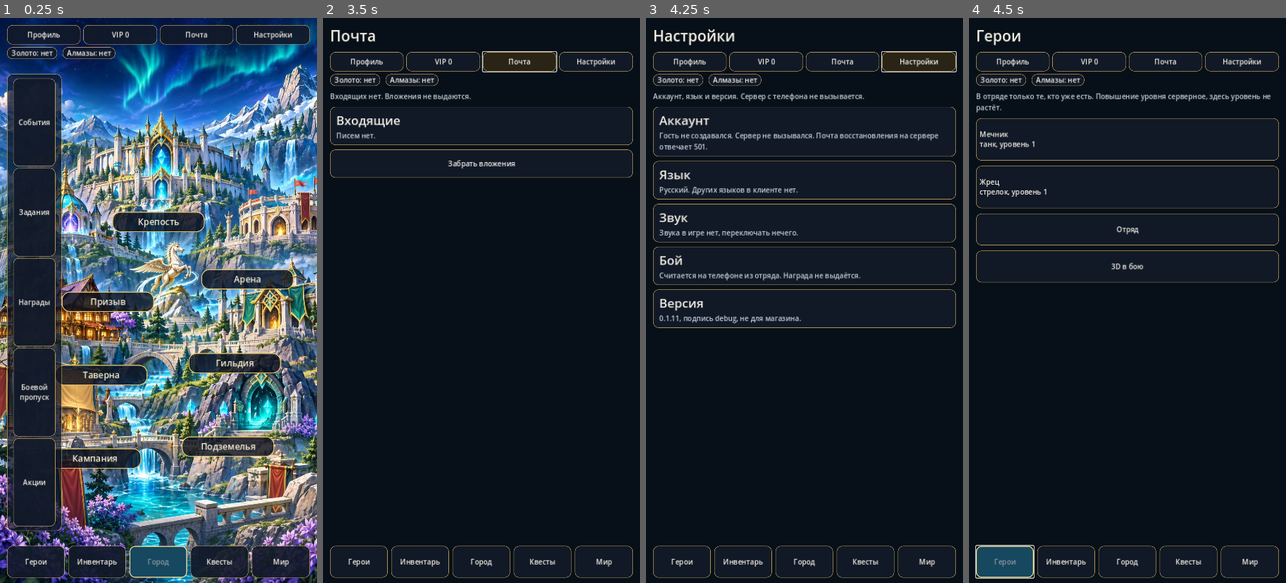
Above: before the commit, frames 1-4 (left to right).
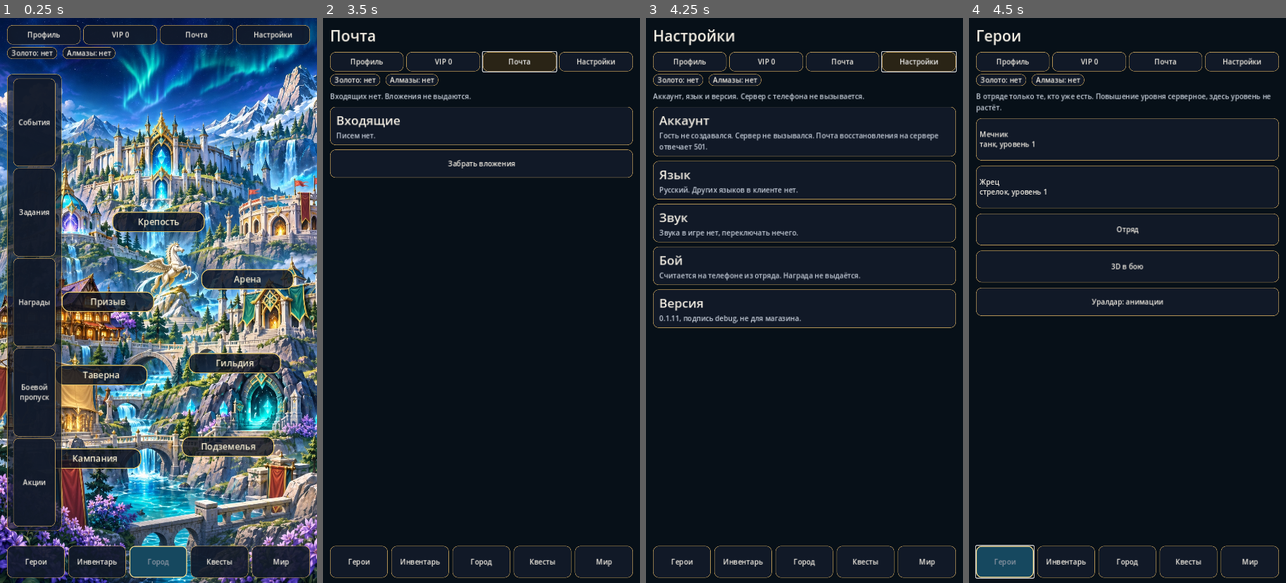
Above: after the commit, the same moments.

Repository: maillunex-lang/ufacity
Game: Godot game, scene res://scenes/main.tscn
Two runs of this game, one before a commit and one after it. Both use one fixed random seed, a clock stepped at 60 frames per second and the inputs below.
Inputs:
- Up to frame 1 (0.25 s): no input
- Up to frame 2 (3.5 s): click "Профиль" at 0.5 s; click "Профиль" at 1.25 s; click "VIP 0" at 2 s; click "Почта" at 2.75 s
- Up to frame 3 (4.25 s): click "Настройки" at 3.5 s
- Up to frame 4 (4.5 s): click "Герои" at 4.25 s

Frames 1-3 are identical in both runs. In frame 4, 0.4% of the frame differs, in the area x 2-98%, y 47-53%.

Commit message:
Add a separate preview for Uraldar's ten Mixamo clips.
The source GLB is unchanged. Skill mapping stays a candidate until the motions are watched, and the 5v5 battle is left alone.

Diff:
--- /dev/null
+++ b/client/data/uraldar_clips.json
@@ -0,0 +1,23 @@
+{
+  "hero": "Уралдар",
+  "faction": "Наследники Урала",
+  "source_file": "Meshy_AI_uraldar_hero_rig_20261106_animated_mixamo_All_animation.glb",
+  "imported_as": "res://assets/heroes/uraldar.glb",
+  "visual_review": "not_approved",
+  "note": "Названия клипов проверены в файле. Какой клип подходит навыку, на экране ещё не утверждено.",
+  "loop": ["Running", "Walking", "Combat_Stance"],
+  "oneshot": ["Charged_Slash", "Dead", "Hit_Reaction", "Left_Slash", "Skill_01", "Sword_Shout", "Thrust_Slash"],
+  "unassigned": ["Thrust_Slash"],
+  "actions": {
+    "idle": {"clip": "Combat_Stance", "status": "candidate"},
+    "run": {"clip": "Running", "status": "candidate"},
+    "walk": {"clip": "Walking", "status": "candidate"},
+    "attack_1": {"clip": "Left_Slash", "label": "короткий удар", "effect": "trail", "status": "candidate"},
+    "attack_2": {"clip": "Charged_Slash", "label": "широкий удар", "effect": "arc", "status": "candidate"},
+    "skill_1": {"clip": "Skill_01", "label": "Рассечение гор", "effect": "wave", "status": "candidate"},
+    "skill_2": {"clip": "Sword_Shout", "label": "Клятва батыра", "effect": "dome", "status": "candidate"},
+    "skill_3": {"clip": "Sword_Shout", "label": "Дух Урала", "effect": "aura", "status": "reuse", "needs_unique_clip": true},
+    "hit": {"clip": "Hit_Reaction", "status": "candidate"},
+    "death": {"clip": "Dead", "status": "candidate"}
+  }
+}
--- /dev/null
+++ b/client/scenes/UraldarAnimationPreview.tscn
@@ -0,0 +1,6 @@
+[gd_scene load_steps=2 format=3]
+
+[ext_resource type="Script" path="res://scripts/uraldar_preview.gd" id="1_preview"]
+
+[node name="UraldarAnimationPreview" type="Node3D"]
+script = ExtResource("1_preview")
--- a/client/scripts/shell.gd
+++ b/client/scripts/shell.gd
@@ -443,6 +443,9 @@
 		column.add_child(button)
 	column.add_child(_nav_button("formation", "Отряд"))
 	column.add_child(_nav_button("preview", "3D в бою"))
+	column.add_child(_text_button("Уралдар: анимации", func() -> void:
+		get_tree().change_scene_to_file("res://scenes/UraldarAnimationPreview.tscn")
+	))
 
 
 func _card(title: String, text: String) -> PanelContainer:
--- /dev/null
+++ b/client/scripts/uraldar_preview.gd
@@ -0,0 +1,452 @@
+extends Node3D
+
+const CLIPS := [
+	"Running", "Walking", "Charged_Slash", "Combat_Stance", "Dead",
+	"Hit_Reaction", "Left_Slash", "Skill_01", "Sword_Shout", "Thrust_Slash",
+]
+const LOOPED := ["Running", "Walking", "Combat_Stance"]
+const MODEL := "res://assets/heroes/uraldar.glb"
+const MAP := "res://data/uraldar_clips.json"
+
+var _player: AnimationPlayer
+var _hero: Node3D
+var _fx: Node3D
+var _speed := 1.0
+var _paused := false
+var _repeat := false
+var _effects := true
+var _aura := false
+var _dead := false
+var _clip := ""
+var _title: Label
+var _state: Label
+var _clock: Label
+
+
+func _ready() -> void:
+	_stage()
+	_hero = _load_hero()
+	_ui()
+	_play_clip("Combat_Stance")
+
+
+func _stage() -> void:
+	var floor_mesh := MeshInstance3D.new()
+	var disc := CylinderMesh.new()
+	disc.top_radius = 3.2
+	disc.bottom_radius = 3.2
+	disc.height = 0.16
+	disc.radial_segments = 40
+	floor_mesh.mesh = disc
+	floor_mesh.position.y = -0.08
+	var stone := StandardMaterial3D.new()
+	stone.albedo_color = Color("3c4650")
+	floor_mesh.material_override = stone
+	add_child(floor_mesh)
+	var body := StaticBody3D.new()
+	body.position.y = -0.08
+	var shape := CollisionShape3D.new()
+	var cylinder := CylinderShape3D.new()
+	cylinder.radius = 3.2
+	cylinder.height = 0.16
+	shape.shape = cylinder
+	body.add_child(shape)
+	add_child(body)
+	var world := WorldEnvironment.new()
+	var env := Environment.new()
+	env.background_mode = Environment.BG_COLOR
+	env.background_color = Color("1a2430")
+	env.ambient_light_source = Environment.AMBIENT_SOURCE_COLOR
+	env.ambient_light_color = Color("8ea2b8")
+	env.ambient_light_energy = 0.7
+	world.environment = env
+	add_child(world)
+	var sun := DirectionalLight3D.new()
+	sun.rotation_degrees = Vector3(-48, -36, 0)
+	sun.light_energy = 1.3
+	add_child(sun)
+	var fill := OmniLight3D.new()
+	fill.position = Vector3(1.5, 2.2, 2.0)
+	fill.light_energy = 0.6
+	fill.omni_range = 8.0
+	add_child(fill)
+	_dummy()
+	var camera := Camera3D.new()
+	camera.name = "PreviewCamera"
+	camera.fov = 38.0
+	camera.position = Vector3(-2.7, 1.65, 2.8)
+	add_child(camera)
+	camera.look_at(Vector3(0, 0.9, 0.35))
+	camera.current = true
+
+
+func _dummy() -> void:
+	var target := MeshInstance3D.new()
+	var capsule := CapsuleMesh.new()
+	capsule.radius = 0.28
+	capsule.height = 1.5
+	target.mesh = capsule
+	target.position = Vector3(0, 0.75, 2.15)
+	var paint := StandardMaterial3D.new()
+	paint.albedo_color = Color("8d4a3a")
+	target.material_override = paint
+	add_child(target)
+	var label := Label3D.new()
+	label.text = "Цель"
+	label.font_size = 42
+	label.position = Vector3(0, 1.7, 2.15)
+	label.billboard = BaseMaterial3D.BILLBOARD_ENABLED
+	add_child(label)
+
+
+func _load_hero() -> Node3D:
+	var packed := load(MODEL) as PackedScene
+	if packed == null:
+		_warn("Модель не загрузилась")
+		return null
+	var node := packed.instantiate() as Node3D
+	add_child(node)
+	_player = _find_player(node)
+	_fx = Node3D.new()
+	_fx.name = "Effects"
+	add_child(_fx)
+	if _player == null:
+		_warn("AnimationPlayer не найден")
+		return node
+	_plant(node)
+	_apply_loops()
+	_player.animation_finished.connect(_on_finished)
+	return node
+
+
+func _apply_loops() -> void:
+	for clip in CLIPS:
+		var anim := _animation(clip)
+		if anim == null:
+			continue
+		anim.loop_mode = Animation.LOOP_LINEAR if clip in LOOPED else Animation.LOOP_NONE
+
+
+func _ui() -> void:
+	var layer := CanvasLayer.new()
+	add_child(layer)
+	var root := Control.new()
+	root.set_anchors_preset(Control.PRESET_FULL_RECT)
+	root.mouse_filter = Control.MOUSE_FILTER_IGNORE
+	layer.add_child(root)
+	var top := PanelContainer.new()
+	top.set_anchors_preset(Control.PRESET_TOP_WIDE)
+	top.offset_bottom = 168
+	top.add_theme_stylebox_override("panel", _panel())
+	root.add_child(top)
+	var top_box := VBoxContainer.new()
+	top.add_child(top_box)
+	var back := Button.new()
+	back.text = "В город"
+	back.custom_minimum_size = Vector2(0, 48)
+	back.pressed.connect(func() -> void:
+		get_tree().change_scene_to_file("res://scenes/main.tscn")
+	)
+	top_box.add_child(back)
+	_title = Label.new()
+	_title.text = "Уралдар · Наследники Урала"
+	_title.autowrap_mode = TextServer.AUTOWRAP_WORD_SMART
+	top_box.add_child(_title)
+	_state = Label.new()
+	_state.autowrap_mode = TextServer.AUTOWRAP_WORD_SMART
+	top_box.add_child(_state)
+	_clock = Label.new()
+	top_box.add_child(_clock)
+	var bottom := PanelContainer.new()
+	bottom.set_anchors_preset(Control.PRESET_BOTTOM_WIDE)
+	bottom.offset_top = -430
+	bottom.add_theme_stylebox_override("panel", _panel())
+	root.add_child(bottom)
+	var scroll := ScrollContainer.new()
+	scroll.custom_minimum_size = Vector2(0, 410)
+	bottom.add_child(scroll)
+	var column := VBoxContainer.new()
+	column.size_flags_horizontal = Control.SIZE_EXPAND_FILL
+	column.add_theme_constant_override("separation", 8)
+	scroll.add_child(column)
+	var grid := GridContainer.new()
+	grid.columns = 2
+	grid.size_flags_horizontal = Control.SIZE_EXPAND_FILL
+	column.add_child(grid)
+	for clip in CLIPS:
+		grid.add_child(_clip_button(clip))
+	var row := HBoxContainer.new()
+	row.add_theme_constant_override("separation", 8)
+	column.add_child(row)
+	row.add_child(_action_button("Пауза", _toggle_pause))
+	row.add_child(_action_button("Стойка", func() -> void:
+		_aura = false
+		_dead = false
+		_paused = false
+		_play_clip("Combat_Stance")
+	))
+	var repeat_box := CheckButton.new()
+	repeat_box.text = "Повтор"
+	repeat_box.toggled.connect(func(on: bool) -> void:
+		_repeat = on
+		_apply_loops()
+		if on and _clip != "" and _clip != "Dead":
+			var anim := _animation(_clip)
+			if anim != null:
+				anim.loop_mode = Animation.LOOP_LINEAR
+	)
+	column.add_child(repeat_box)
+	var effects := CheckButton.new()
+	effects.text = "Эффекты"
+	effects.button_pressed = true
+	effects.toggled.connect(func(on: bool) -> void:
+		_effects = on
+		if not on:
+			_clear_fx()
+	)
+	column.add_child(effects)
+	column.add_child(_action_button("Дух Урала: та же Sword_Shout, другая аура", func() -> void:
+		_aura = true
+		_dead = false
+		_paused = false
+		_play_clip("Sword_Shout")
+	))
+	var speed := HSlider.new()
+	speed.min_value = 0.25
+	speed.max_value = 2.0
+	speed.step = 0.05
+	speed.value = 1.0
+	speed.custom_minimum_size = Vector2(0, 48)
+	speed.value_changed.connect(func(value: float) -> void:
+		_speed = value
+		_apply_speed()
+	)
+	column.add_child(speed)
+	var speed_label := Label.new()
+	speed_label.text = "Скорость 1.00x"
+	column.add_child(speed_label)
+	speed.value_changed.connect(func(value: float) -> void:
+		speed_label.text = "Скорость %.2fx" % value
+	)
+
+
+func _clip_button(clip: String) -> Button:
+	var button := Button.new()
+	button.text = clip
+	button.custom_minimum_size = Vector2(0, 64)
+	button.size_flags_horizontal = Control.SIZE_EXPAND_FILL
+	button.pressed.connect(func() -> void:
+		_aura = false
+		_dead = false
+		_paused = false
+		_play_clip(clip)
+	)
+	return button
+
+
+func _action_button(text: String, action: Callable) -> Button:
+	var button := Button.new()
+	button.text = text
+	button.custom_minimum_size = Vector2(0, 64)
+	button.size_flags_horizontal = Control.SIZE_EXPAND_FILL
+	button.pressed.connect(action)
+	return button
+
+
+func _panel() -> StyleBoxFlat:
+	var box := StyleBoxFlat.new()
+	box.bg_color = Color(0.05, 0.07, 0.1, 0.88)
+	box.content_margin_left = 12
+	box.content_margin_right = 12
+	box.content_margin_top = 8
+	box.content_margin_bottom = 8
+	return box
+
+
+func _play_clip(clip: String) -> void:
+	_clip = clip
+	if _player == null:
+		_set_status(clip, "Нет проигрывателя")
+		return
+	if not _player.has_animation(clip):
+		_set_status(clip, "Клип не найден")
+		_clock.text = "Длительность: нет"
+		return
+	var anim := _animation(clip)
+	if anim != null:
+		var loop := clip in LOOPED or (_repeat and clip != "Dead")
+		anim.loop_mode = Animation.LOOP_LINEAR if loop else Animation.LOOP_NONE
+	var blend := 0.16
+	if clip in ["Left_Slash", "Charged_Slash", "Thrust_Slash", "Skill_01"]:
+		blend = 0.04
+	_player.play(clip, blend)
+	_apply_speed()
+	_set_status(clip, "Смерть" if clip == "Dead" else "Играет")
+	if anim != null:
+		_clock.text = "Длительность %.2f с" % anim.length
+	_show_effect(clip)
+
+
+func _toggle_pause() -> void:
+	_paused = not _paused
+	_apply_speed()
+	_set_status(_clip, "Пауза" if _paused else "Играет")
+
+
+func _apply_speed() -> void:
+	if _player == null:
+		return
+	_player.speed_scale = 0.0 if _paused else _speed
+
+
+func _on_finished(anim_name: StringName) -> void:
+	if str(anim_name) != _clip:
+		return
+	if _clip == "Dead":
+		_dead = true
+		_set_status(_clip, "Смерть, поза сохранена")
+		return
+	if _repeat or _clip in LOOPED:
+		return
+	_play_clip("Combat_Stance")
+
+
+func _process(_delta: float) -> void:
+	if _player == null or _clip == "":
+		return
+	var anim := _animation(_clip)
+	if anim == null:
+		return
+	_clock.text = "Длительность %.2f с, сейчас %.2f" % [anim.length, _player.current_animation_position]
+	_fade_fx(_delta)
+
+
+func _set_status(clip: String, state: String) -> void:
+	if _state != null:
+		_state.text = "%s · %s" % [clip, state]
+
+
+func _show_effect(clip: String) -> void:
+	_clear_fx()
+	if not _effects:
+		return
+	if clip == "Left_Slash":
+		_add_box(Vector3(0.12, 0.08, 0.9), Vector3(0, 1.15, 0.7), Color(0.4, 0.9, 0.85, 0.85))
+	elif clip == "Charged_Slash":
+		for index in 6:
+			var box := _add_box(Vector3(0.5, 0.05, 0.12), Vector3(0, 1.2, 0.9), Color(0.45, 0.85, 1.0, 0.7))
+			box.rotation.y = deg_to_rad(-50 + index * 18)
+	elif clip == "Skill_01":
+		var ring := MeshInstance3D.new()
+		var cylinder := CylinderMesh.new()
+		cylinder.top_radius = 0.35
+		cylinder.bottom_radius = 0.35
+		cylinder.height = 0.06
+		ring.mesh = cylinder
+		ring.position = Vector3(0, 0.08, 1.1)
+		ring.material_override = _glow(Color(0.2, 0.85, 0.8, 0.55))
+		_fx.add_child(ring)
+	elif clip == "Sword_Shout":
+		var sphere := MeshInstance3D.new()
+		var ball := SphereMesh.new()
+		ball.radius = 1.15 if not _aura else 1.35
+		ball.height = ball.radius * 2.0
+		sphere.mesh = ball
+		sphere.position = Vector3(0, 1.0, 0)
+		var color := Color(0.95, 0.78, 0.35, 0.28) if _aura else Color(0.35, 0.7, 0.95, 0.28)
+		sphere.material_override = _glow(color)
+		_fx.add_child(sphere)
+
+
+func _add_box(size: Vector3, where: Vector3, color: Color) -> MeshInstance3D:
+	var mesh := MeshInstance3D.new()
+	var box := BoxMesh.new()
+	box.size = size
+	mesh.mesh = box
+	mesh.position = where
+	mesh.material_override = _glow(color)
+	_fx.add_child(mesh)
+	return mesh
+
+
+func _glow(color: Color) -> StandardMaterial3D:
+	var material := StandardMaterial3D.new()
+	material.albedo_color = color
+	material.transparency = BaseMaterial3D.TRANSPARENCY_ALPHA
+	material.shading_mode = BaseMaterial3D.SHADING_MODE_UNSHADED
+	return material
+
+
+func _clear_fx() -> void:
+	if _fx == null:
+		return
+	for child in _fx.get_children():
+		_fx.remove_child(child)
+		child.free()
+
+
+func _fade_fx(delta: float) -> void:
+	for child in _fx.get_children():
+		if not child is MeshInstance3D:
+			continue
+		var material := (child as MeshInstance3D).material_override as StandardMaterial3D
+		if material == null:
+			continue
+		var color := material.albedo_color
+		color.a = maxf(color.a - delta * 0.35, 0.0)
+		material.albedo_color = color
+
+
+func _animation(clip: String) -> Animation:
+	if _player == null or not _player.has_animation(clip):
+		return null
+	return _player.get_animation(clip)
+
+
+func _plant(node: Node) -> void:
+	var skeleton := node.find_child("Skeleton3D", true, false) as Skeleton3D
+	if _player == null or skeleton == null:
+		return
+	var hips := -1
+	for index in skeleton.get_bone_count():
+		if str(skeleton.get_bone_name(index)).contains("Hips"):
+			hips = index
+	if hips < 0:
+		return
+	var rest: Vector3 = skeleton.get_bone_rest(hips).origin
+	for lib_name in _player.get_animation_library_list():
+		var library := _player.get_animation_library(lib_name)
+		for anim_name in library.get_animation_list():
+			var anim := library.get_animation(anim_name)
+			var copy := anim.duplicate()
+			var changed := false
+			for track in copy.get_track_count():
+				var path := str(copy.track_get_path(track))
+				if not path.contains("Hips") or copy.track_get_type(track) != Animation.TYPE_POSITION_3D:
+					continue
+				var keep_drop := str(anim_name) == "Dead"
+				for key in copy.track_get_key_count(track):
+					var value: Vector3 = copy.track_get_key_value(track, key)
+					value.x = rest.x
+					value.z = rest.z
+					if not keep_drop:
+						value.y = rest.y
+					copy.track_set_key_value(track, key, value)
+				changed = true
+			if changed:
+				library.remove_animation(anim_name)
+				library.add_animation(anim_name, copy)
+
+
+func _find_player(node: Node) -> AnimationPlayer:
+	if node is AnimationPlayer:
+		return node
+	for child in node.get_children():
+		var found := _find_player(child)
+		if found != null:
+			return found
+	return null
+
+
+func _warn(text: String) -> void:
+	push_warning(text)
Not shown, added: client/assets/heroes/uraldar.glb
Not shown, added: client/assets/heroes/uraldar.glb.import
Binary file added: client/assets/heroes/uraldar_Image_0.jpg
Not shown, added: client/assets/heroes/uraldar_Image_0.jpg.import
Binary file added: client/assets/heroes/uraldar_Image_1.jpg
Not shown, added: client/assets/heroes/uraldar_Image_1.jpg.import
Binary file added: client/assets/heroes/uraldar_Image_2.jpg
Not shown, added: client/assets/heroes/uraldar_Image_2.jpg.import
Not shown, added: docs/URALDAR_PREVIEW.md
